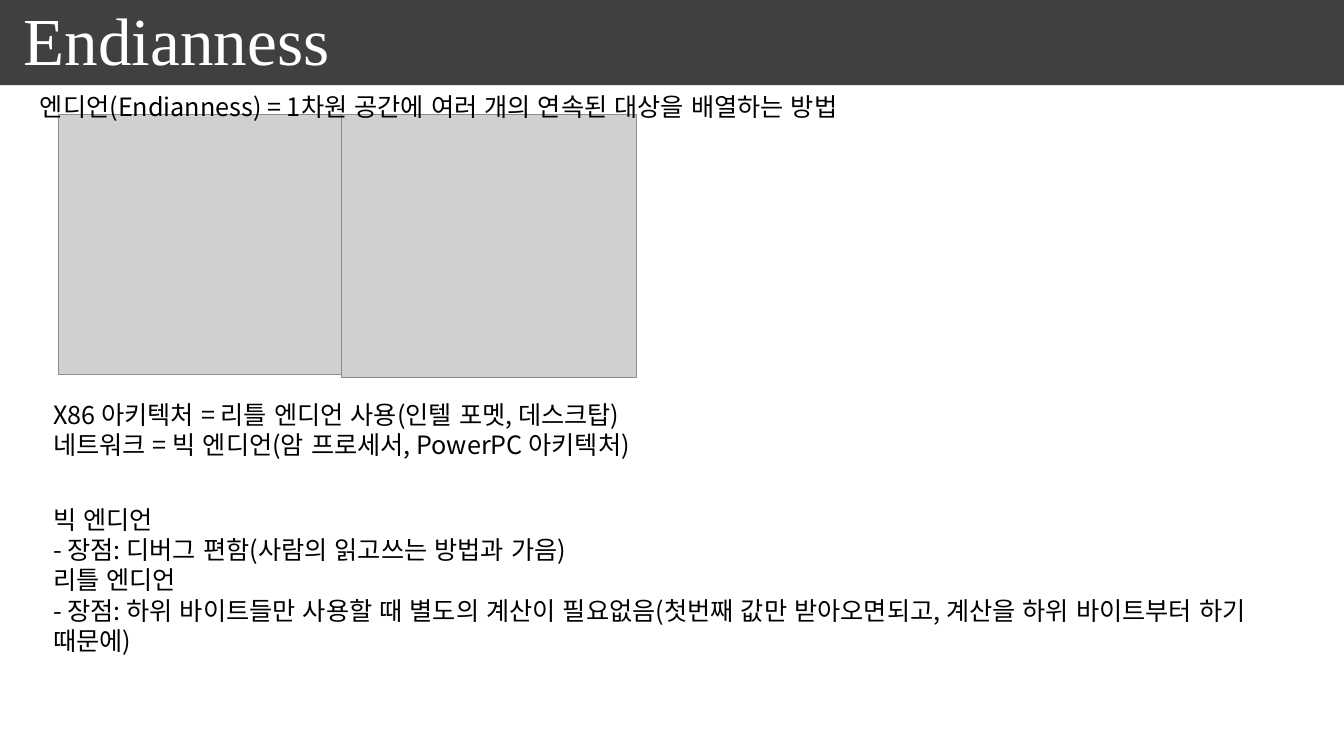
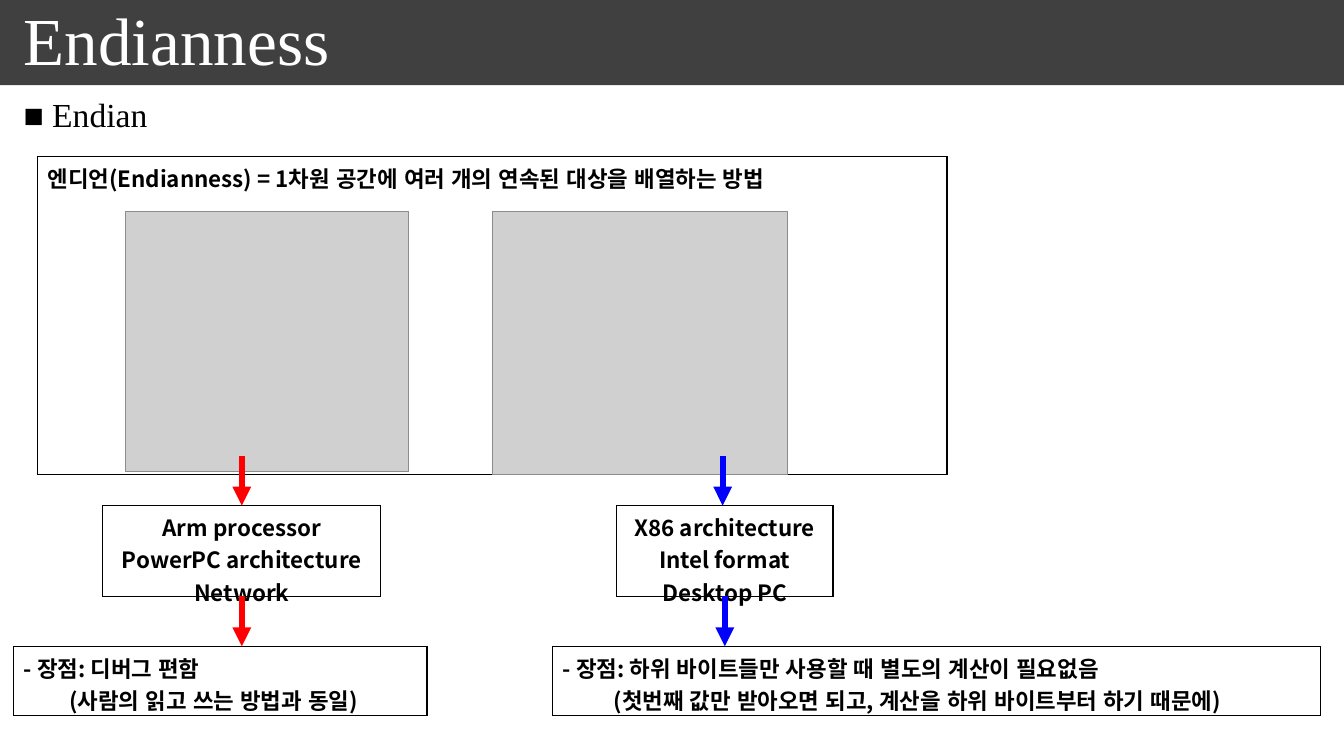
Before and after one commit to seonghokim/Study, a slide deck: slide 6 of everything in c.pptx (slide 4 before the commit). Drawn at 1344x756 pixels with LibreOffice and Linux fonts; fonts in the diff are those of the drawing; grey boxes stand for pictures. Boxes give left, top, right and bottom in pixels: in the first picture for what was removed or moved away, otherwise in the second. Text is boxed around its words. In the diff, an @@ line names an element or a change of style, - is before the commit and + after.

```diff
--- a/everything in c.pptx
+++ b/everything in c.pptx
@@ text removed at <box>40,95,837,122</box> @@
-엔디언(Endianness) = 1차원 공간에 여러 개의 연속된 대상을 배열하는 방법
@@ text added at <box>52,103,147,128</box>, 24 pt, text #000000 @@
+■ Endian
@@ table added at <box>37,156,947,475</box>, 1 rows, 1 columns @@
+엔디언(Endianness) = 1차원 공간에 여러 개의 연속된 대상을 배열하는 방법
@@ picture: place and size @@
-picture at <box>58,115,342,375</box>
+picture at <box>125,212,408,472</box>
@@ picture: place and size @@
-picture at <box>342,115,637,378</box>
+picture at <box>492,212,787,475</box>
@@ text removed at <box>53,403,630,459</box> @@
-X86 아키텍처 = 리틀 엔디언 사용(인텔 포멧, 데스크탑)
-네트워크 = 빅 엔디언(암 프로세서, PowerPC 아키텍처)
@@ arrow added from (242, 456) to (242, 506), #FF0000 4.5 pt @@
@@ arrow added from (723, 456) to (723, 506), #0000FF 4.5 pt @@
@@ text removed at <box>53,508,1245,655</box> @@
-빅 엔디언
-- 장점: 디버그 편함(사람의 읽고쓰는 방법과 가음)
-리틀 엔디언
-- 장점: 하위 바이트들만 사용할 때 별도의 계산이 필요없음(첫번째 값만 받아오면되고, 계산을 하위 바이트부터 하기 때문에)
@@ table added at <box>103,506,381,610</box>, 1 rows, 1 columns @@
+Arm processor / PowerPC architecture / Network
@@ table added at <box>617,506,834,610</box>, 1 rows, 1 columns @@
+X86 architecture / Intel format / Desktop PC
@@ arrow added from (242, 597) to (242, 646), #FF0000 4.5 pt @@
@@ arrow added from (725, 597) to (725, 646), #0000FF 4.5 pt @@
@@ table added at <box>14,646,427,718</box>, 1 rows, 1 columns @@
+- 장점: 디버그 편함 / (사람의 읽고 쓰는 방법과 동일)
@@ table added at <box>553,646,1320,718</box>, 1 rows, 1 columns @@
+- 장점: 하위 바이트들만 사용할 때 별도의 계산이 필요없음 / (첫번째 값만 받아오면 되고, 계산을 하위 바이트부터 하기 때문에)
```
Also in this commit, not shown: 7 other slides changed, 9 slides added, 1 slide removed.
